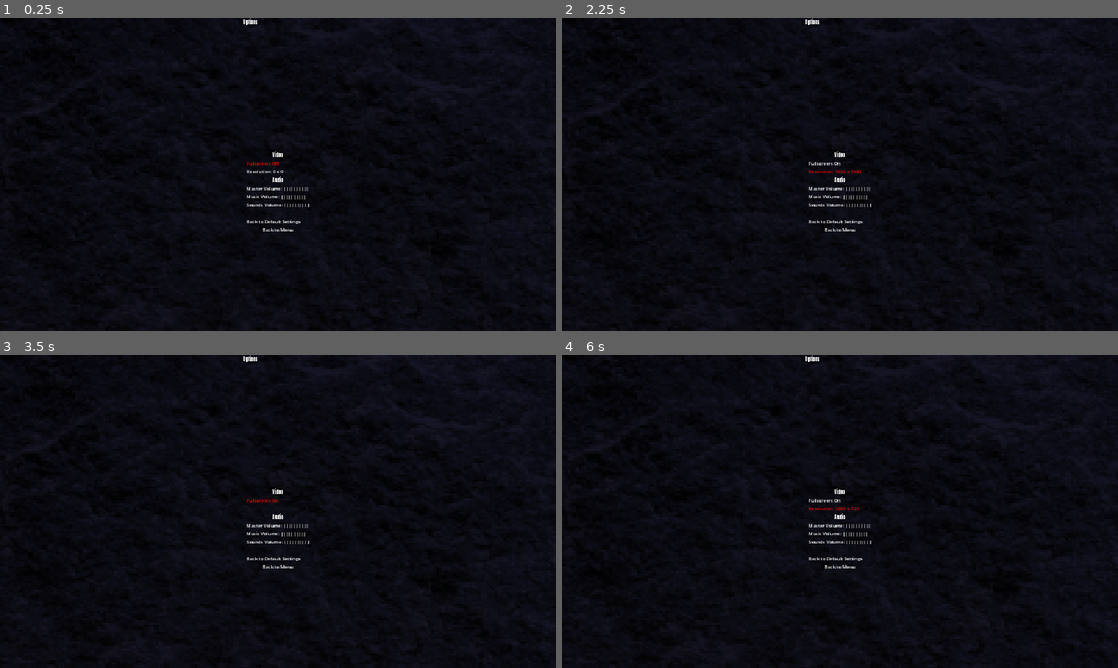
Above: before the commit, frames 1-4 (two rows, left to right).
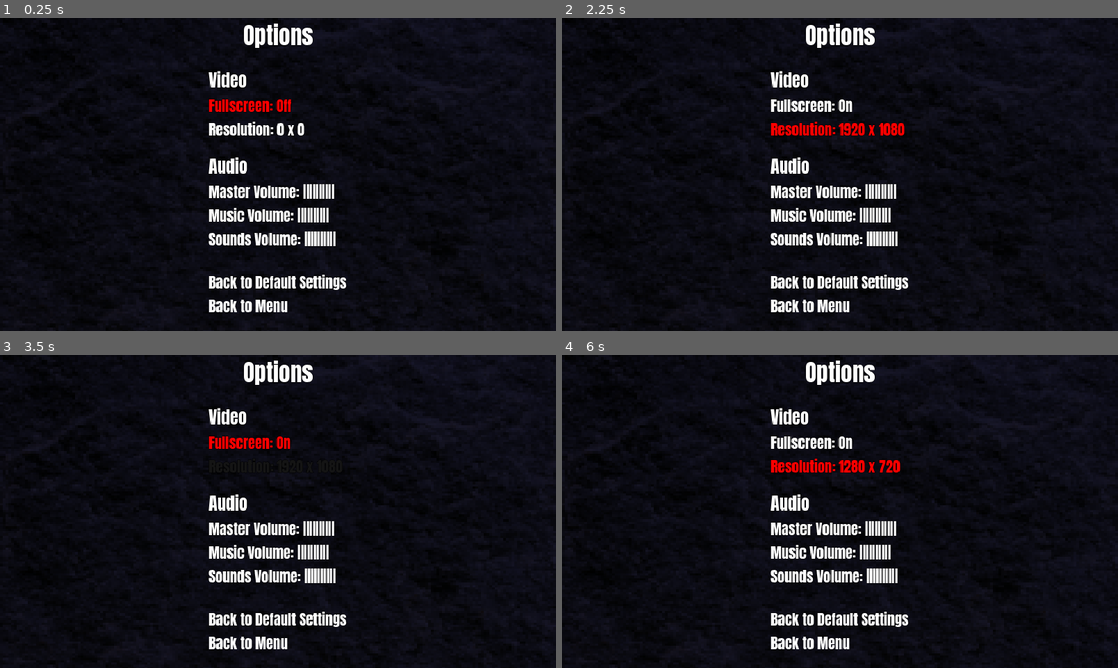
Above: after the commit, the same moments.

Repository: dreamblader/rune_ruckus
Game: Godot game, scene res://options/options_scene.tscn
Two runs of this game, one before a commit and one after it. Both use one fixed random seed, a clock stepped at 60 frames per second and the inputs below. This scene is started directly instead of the project's main scene.
Inputs:
- Up to frame 1 (0.25 s): no input
- Up to frame 2 (2.25 s): tap Enter (ui_accept) at 0.5, 0.77, 1.25, 1.52, 2 s; hold Right (ui_right) 0.53-1.28 s; hold S (drop) 0.53-1.28 s; hold Down (ui_down) 1.28-2.03 s; tap Q (move_spell_l) at 1.35 s; hold Right (ui_right) from 2.03 s (still down); hold E (move_spell_r) from 2.03 s (still down)
- Up to frame 3 (3.5 s): tap Enter (ui_accept) at 2.75, 3.02 s; release Right (ui_right) at 2.78 s; release E (move_spell_r) at 2.78 s; hold Up (ui_up) from 2.78 s (still down); tap A (rotate_l) at 2.85 s
- Up to frame 4 (6 s): tap Enter (ui_accept) at 3.5, 3.77, 4.25, 4.52 s; release Up (ui_up) at 3.53 s; hold D (rotate_r) 3.53-4.28 s; hold Left (ui_left) 3.53-5.03 s; tap Space (spell) at 4.35 s; hold Down (ui_down) 5.03-5.78 s; hold S (drop) 5.03-5.78 s; hold Right (ui_right) from 5.78 s (still down); tap Q (move_spell_l) at 5.85 s

The runs differ from the first frame. In frame 1, 5.8% of the frame differs, in the area x 37-63%, y 0-94%; in frame 2, 6.0%; in frame 3, 5.2%; in frame 4, 6.0%.

Commit message:
changed font size options menu

Diff:
--- a/options/options_scene.tscn
+++ b/options/options_scene.tscn
@@ -1,44 +1,57 @@
-[gd_scene load_steps=7 format=2]
+[gd_scene load_steps=5 format=3 uid="uid://dme6y10m58eex"]
 
-[ext_resource path="res://misc/backgrounds/wall.jpg" type="Texture2D" id=1]
-[ext_resource path="res://font/Anton-Regular.ttf" type="FontFile" id=2]
-[ext_resource path="res://font/impact_font.tres" type="FontFile" id=3]
-[ext_resource path="res://options/options_script.gd" type="Script" id=4]
+[ext_resource type="Texture2D" uid="uid://duv3svkonxctm" path="res://misc/backgrounds/wall.jpg" id="1"]
+[ext_resource type="FontFile" uid="uid://busfghxs8iyp0" path="res://font/Anton-Regular.ttf" id="2"]
+[ext_resource type="Script" path="res://options/options_script.gd" id="4"]
 
-[sub_resource type="FontFile" id=1]
-size = 80
-outline_size = 5
-font_data = ExtResource( 2 )
-
-[sub_resource type="FontFile" id=2]
-size = 65
-outline_size = 5
-font_data = ExtResource( 2 )
+[sub_resource type="FontFile" id="2"]
+fallbacks = Array[Font]([ExtResource("2")])
+cache/0/16/0/ascent = 0.0
+cache/0/16/0/descent = 0.0
+cache/0/16/0/underline_position = 0.0
+cache/0/16/0/underline_thickness = 0.0
+cache/0/16/0/scale = 1.0
+cache/0/16/0/kerning_overrides/16/0 = Vector2(0, 0)
+cache/0/16/0/kerning_overrides/60/0 = Vector2(0, 0)
+cache/0/60/0/ascent = 0.0
+cache/0/60/0/descent = 0.0
+cache/0/60/0/underline_position = 0.0
+cache/0/60/0/underline_thickness = 0.0
+cache/0/60/0/scale = 1.0
+cache/0/60/0/kerning_overrides/16/0 = Vector2(0, 0)
+cache/0/60/0/kerning_overrides/60/0 = Vector2(0, 0)
 
 [node name="Options" type="Control"]
+layout_mode = 3
+anchors_preset = 15
 anchor_right = 1.0
 anchor_bottom = 1.0
-script = ExtResource( 4 )
-options = [ NodePath("Menu/Main/Video/Fullscreen"), NodePath("Menu/Main/Video/Resolution"), NodePath("Menu/Main/Audio/Master"), NodePath("Menu/Main/Audio/Music"), NodePath("Menu/Main/Audio/Sounds"), NodePath("Menu/Main/Misc/Default"), NodePath("Menu/Main/Misc/Back") ]
+script = ExtResource("4")
+options = Array[NodePath]([NodePath("Menu/Main/Video/Fullscreen"), NodePath("Menu/Main/Video/Resolution"), NodePath("Menu/Main/Audio/Master"), NodePath("Menu/Main/Audio/Music"), NodePath("Menu/Main/Audio/Sounds"), NodePath("Menu/Main/Misc/Default"), NodePath("Menu/Main/Misc/Back")])
 
 [node name="Background" type="TextureRect" parent="."]
-modulate = Color( 0.1512, 0.1512, 0.27, 1 )
+modulate = Color(0.1512, 0.1512, 0.27, 1)
+layout_mode = 0
 anchor_right = 1.0
 anchor_bottom = 1.0
-texture = ExtResource( 1 )
-expand = true
+texture = ExtResource("1")
+expand_mode = 1
 
 [node name="Options" type="Label" parent="."]
+layout_mode = 0
 anchor_left = 0.5
 anchor_right = 0.5
 offset_left = -120.0
 offset_right = 120.0
 offset_bottom = 122.0
-theme_override_colors/font_outline_color = Color( 0, 0, 0, 1 )
-theme_override_fonts/font = SubResource( 1 )
+theme_override_colors/font_outline_color = Color(0, 0, 0, 1)
+theme_override_constants/outline_size = 5
+theme_override_fonts/font = ExtResource("2")
+theme_override_font_sizes/font_size = 80
 text = "Options"
 
 [node name="Menu" type="CenterContainer" parent="."]
+layout_mode = 0
 anchor_left = 0.5
 anchor_right = 0.5
 anchor_bottom = 1.0
@@ -47,101 +60,90 @@
 offset_right = 320.0
 
 [node name="Main" type="VBoxContainer" parent="Menu"]
-offset_left = 82.0
-offset_top = 47.0
-offset_right = 558.0
-offset_bottom = 912.0
+layout_mode = 2
+theme_override_constants/separation = 40
 
 [node name="Video" type="VBoxContainer" parent="Menu/Main"]
-offset_right = 476.0
-offset_bottom = 259.0
+layout_mode = 2
 
 [node name="Title" type="Label" parent="Menu/Main/Video"]
-offset_right = 476.0
-offset_bottom = 99.0
-theme_override_colors/font_outline_color = Color( 0, 0, 0, 1 )
-theme_override_fonts/font = SubResource( 2 )
+layout_mode = 2
+theme_override_colors/font_outline_color = Color(0, 0, 0, 1)
+theme_override_constants/outline_size = 5
+theme_override_fonts/font = ExtResource("2")
+theme_override_font_sizes/font_size = 60
 text = "Video"
-align = 1
 
 [node name="Fullscreen" type="Label" parent="Menu/Main/Video"]
-offset_top = 103.0
-offset_right = 476.0
-offset_bottom = 179.0
-theme_override_colors/font_outline_color = Color( 0, 0, 0, 1 )
-theme_override_fonts/font = ExtResource( 3 )
+layout_mode = 2
+theme_override_colors/font_outline_color = Color(0, 0, 0, 1)
+theme_override_constants/outline_size = 5
+theme_override_fonts/font = ExtResource("2")
+theme_override_font_sizes/font_size = 50
 text = "Fullscreen: Off"
 
 [node name="Resolution" type="Label" parent="Menu/Main/Video"]
-offset_top = 183.0
-offset_right = 476.0
-offset_bottom = 259.0
-theme_override_colors/font_outline_color = Color( 0, 0, 0, 1 )
-theme_override_fonts/font = ExtResource( 3 )
+layout_mode = 2
+theme_override_colors/font_outline_color = Color(0, 0, 0, 1)
+theme_override_constants/outline_size = 5
+theme_override_fonts/font = ExtResource("2")
+theme_override_font_sizes/font_size = 50
 text = "Resolution: 1920 x 1080"
 
 [node name="Audio" type="VBoxContainer" parent="Menu/Main"]
-offset_top = 263.0
-offset_right = 476.0
-offset_bottom = 602.0
+layout_mode = 2
 
 [node name="Title" type="Label" parent="Menu/Main/Audio"]
-offset_right = 476.0
-offset_bottom = 99.0
-theme_override_colors/font_outline_color = Color( 0, 0, 0, 1 )
-theme_override_fonts/font = SubResource( 2 )
+layout_mode = 2
+theme_override_colors/font_outline_color = Color(0, 0, 0, 1)
+theme_override_constants/outline_size = 5
+theme_override_fonts/font = ExtResource("2")
+theme_override_font_sizes/font_size = 60
 text = "Audio"
-align = 1
 
 [node name="Master" type="Label" parent="Menu/Main/Audio"]
-offset_top = 103.0
-offset_right = 476.0
-offset_bottom = 179.0
-theme_override_colors/font_outline_color = Color( 0, 0, 0, 1 )
-theme_override_fonts/font = ExtResource( 3 )
+layout_mode = 2
+theme_override_colors/font_outline_color = Color(0, 0, 0, 1)
+theme_override_constants/outline_size = 5
+theme_override_fonts/font = ExtResource("2")
+theme_override_font_sizes/font_size = 50
 text = "Master Volume: |||||......"
 
 [node name="Music" type="Label" parent="Menu/Main/Audio"]
-offset_top = 183.0
-offset_right = 476.0
-offset_bottom = 259.0
-theme_override_colors/font_outline_color = Color( 0, 0, 0, 1 )
-theme_override_fonts/font = ExtResource( 3 )
+layout_mode = 2
+theme_override_colors/font_outline_color = Color(0, 0, 0, 1)
+theme_override_constants/outline_size = 5
+theme_override_fonts/font = ExtResource("2")
+theme_override_font_sizes/font_size = 50
 text = "Music Volume: |||||......"
 
 [node name="Sounds" type="Label" parent="Menu/Main/Audio"]
-offset_top = 263.0
-offset_right = 476.0
-offset_bottom = 339.0
-theme_override_colors/font_outline_color = Color( 0, 0, 0, 1 )
-theme_override_fonts/font = ExtResource( 3 )
+layout_mode = 2
+theme_override_colors/font_outline_color = Color(0, 0, 0, 1)
+theme_override_constants/outline_size = 5
+theme_override_fonts/font = ExtResource("2")
+theme_override_font_sizes/font_size = 50
 text = "Sounds Volume: |||||......"
 
 [node name="Misc" type="VBoxContainer" parent="Menu/Main"]
-offset_top = 606.0
-offset_right = 476.0
-offset_bottom = 865.0
+layout_mode = 2
 
 [node name="Title" type="Label" parent="Menu/Main/Misc"]
-offset_right = 476.0
-offset_bottom = 99.0
-theme_override_colors/font_outline_color = Color( 0, 0, 0, 1 )
-theme_override_fonts/font = SubResource( 2 )
-align = 1
+layout_mode = 2
+theme_override_colors/font_outline_color = Color(0, 0, 0, 1)
+theme_override_fonts/font = SubResource("2")
 
 [node name="Default" type="Label" parent="Menu/Main/Misc"]
-offset_top = 103.0
-offset_right = 476.0
-offset_bottom = 179.0
-theme_override_colors/font_outline_color = Color( 0, 0, 0, 1 )
-theme_override_fonts/font = ExtResource( 3 )
+layout_mode = 2
+theme_override_colors/font_outline_color = Color(0, 0, 0, 1)
+theme_override_constants/outline_size = 5
+theme_override_fonts/font = ExtResource("2")
+theme_override_font_sizes/font_size = 50
 text = "Back to Default Settings"
 
 [node name="Back" type="Label" parent="Menu/Main/Misc"]
-offset_top = 183.0
-offset_right = 476.0
-offset_bottom = 259.0
-theme_override_colors/font_outline_color = Color( 0, 0, 0, 1 )
-theme_override_fonts/font = ExtResource( 3 )
+layout_mode = 2
+theme_override_colors/font_outline_color = Color(0, 0, 0, 1)
+theme_override_fonts/font = ExtResource("2")
+theme_override_font_sizes/font_size = 50
 text = "Back to Menu"
-align = 1
